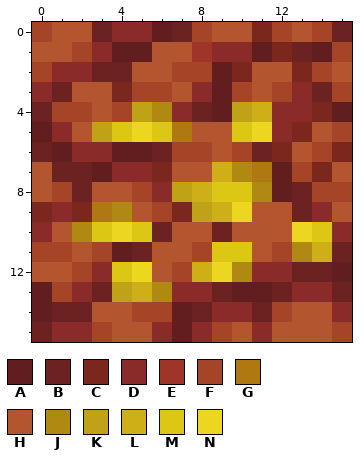
Pixel-art sprite: Subterranean Survivability [Assets]/textures/blocks/ore/sulfur_ore_top.png. The first picture shows the starting point.
The file is 16x16 pixels. Colours within 5 levels of each other are drawn and written as one.
Palette (. is transparent): A #621e1e  B #6d2222  C #7b271e  D #8a2b29  E #9f3529  F #a54426  G #af7811  H #b3552e  J #af8911  K #bfa215  L #ceaf17  M #dcc714  N #ecd620
Now the later version:
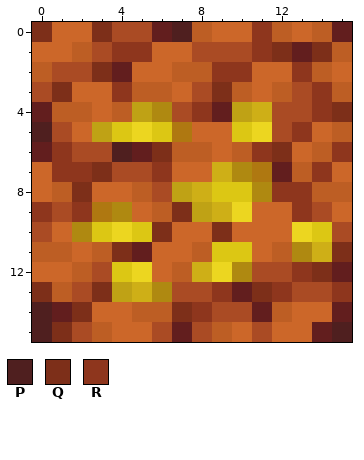
Colours new in this view: P #4f1f1f  Q #7d2f19  R #8e361d
The edit:
Colour D changes from #8a2b29 to #aa4b24.
Colour F changes from #a54426 to #bd5e24.
Colour H changes from #b3552e to #cc6729.
Colour B gives way to colour A in row 0 at x 15; in row 1 at x 13; in row 2 at x 4; in row 4 at x 0; in row 6 at x 0; in row 11 at x 5.
Colour B gives way to colour A in row 14 at x 1 and 11.
Colour D gives way to colour A in row 14 at x 15.
Colour H gives way to colour A in row 15 at x 14.
Colour E gives way to colour D in row 1 at x 8.
Colour A gives way to colour P in row 5 at x 0; in row 6 at x 4; in row 14 at x 0.
Colour B gives way to colour P in row 0 at x 7; in row 15 at x 0.
Colour F gives way to colour P in row 15 at x 15.
Colour A gives way to colour Q in row 1 at x 14; in row 3 at x 9; in row 4 at x 15; in row 7 at x 3; in row 11 at x 4; in row 13 at x 0 and 11.
Colour A gives way to colour Q in row 14 at x 7.
Colour B gives way to colour Q in row 0 at x 3; in row 2 at x 3; in row 3 at x 1; in row 6 at x 6; in row 8 at x 2; in row 10 at x 6 and 9.
Colour B gives way to colour Q in row 11 at x 15; in row 12 at x 14; in row 13 at x 3; in row 14 at x 2.
Colour C gives way to colour Q in row 1 at x 12; in row 6 at x 12; in row 9 at x 7.
Colour D gives way to colour Q in row 15 at x 1.
Colour F gives way to colour Q in row 0 at x 0.
Colour A gives way to colour R in row 1 at x 4 to 5 and 11; in row 2 at x 9; in row 6 at x 1; in row 8 at x 12.
Colour B gives way to colour R in row 3 at x 14; in row 4 at x 8; in row 6 at x 11; in row 7 at x 1 to 2; in rows 8 to 9 at x 13; in row 12 at x 13.
Colour B gives way to colour R in row 13 at x 9, 12 and 15; in row 14 at x 8.
Colour C gives way to colour R in row 0 at x 11; in row 2 at x 10 and 13; in row 3 at x 4; in row 4 at x 14; in row 5 at x 13; in row 6 at x 15.
Colour C gives way to colour R in row 7 at x 6 and 14; in row 9 at x 0 and 2.
Where, in picture pixels (left, top, right, bottom), the same in both pictures:
changed: (32, 22, 352, 342)
